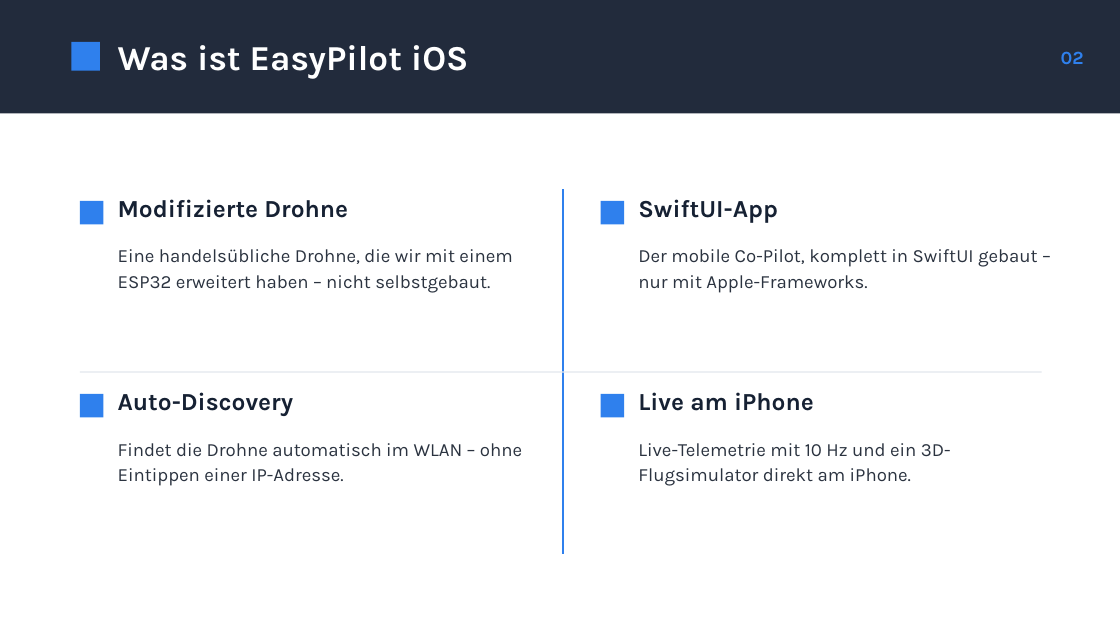
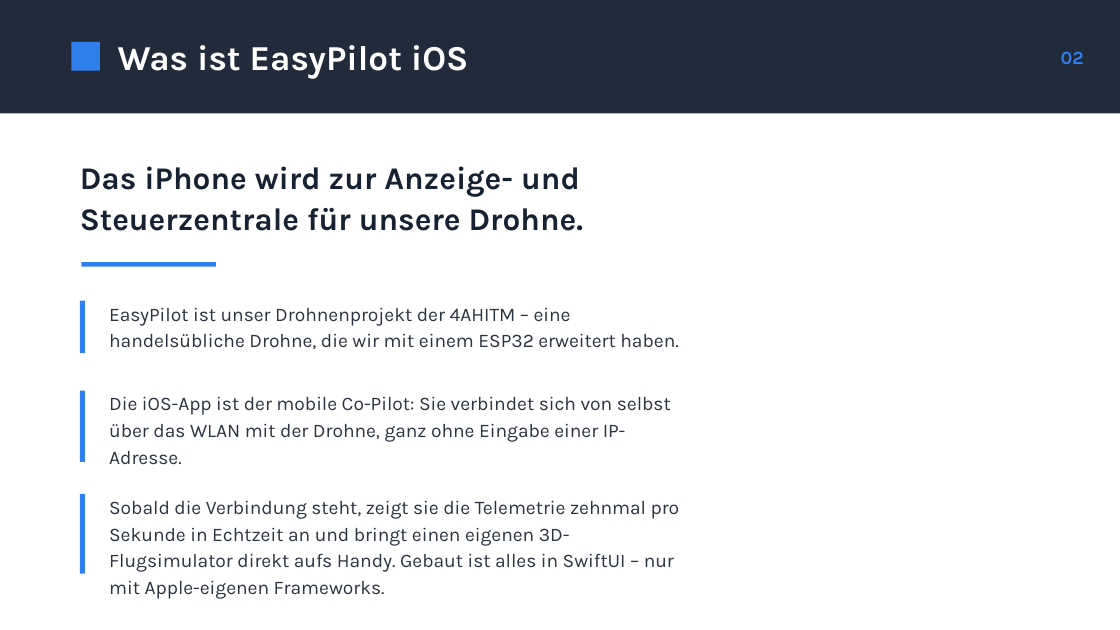
Before and after one commit to 2526-4ahitm-itp/2526-4ahitm-easypilot, a slide deck: slide 2 of docs/presentation-ios/EasyPilot-iOS.pptx. Drawn at 1120x630 pixels with LibreOffice and Linux fonts; fonts in the diff are those of the drawing. Boxes give left, top, right and bottom in pixels: in the first picture for what was removed or moved away, otherwise in the second. Text is boxed around its words. In the diff, an @@ line names an element or a change of style, - is before the commit and + after.

```diff
--- a/docs/presentation-ios/EasyPilot-iOS.pptx
+++ b/docs/presentation-ios/EasyPilot-iOS.pptx
@@ text added at [80,166,584,231], 27 pt, text #162133, bold @@
+Das iPhone wird zur Anzeige- und Steuerzentrale für unsere Drohne.
@@ rectangle removed at [80,201,103,224] @@
@@ text removed at [118,199,348,218] @@
-Modifizierte Drohne
@@ line removed from (563, 189) to (563, 555) @@
@@ rectangle removed at [601,201,624,224] @@
@@ text removed at [638,199,778,223] @@
-SwiftUI-App
@@ rectangle added at [82,262,216,267], fill #2F80ED @@
@@ rectangle added at [80,301,85,353], fill #2F80ED @@
@@ text at [109,308,678,349]: text changed; size 16 to 16.5 pt @@
-Eine handelsübliche Drohne, die wir mit einem ESP32 erweitert haben – nicht selbstgebaut.
+EasyPilot ist unser Drohnenprojekt der 4AHITM – eine handelsübliche Drohne, die wir mit einem ESP32 erweitert haben.
@@ rectangle removed at [80,371,1042,373] @@
@@ rectangle added at [80,391,85,462], fill #2F80ED @@
@@ text at [109,397,671,465]: text changed; size 16 to 16.5 pt @@
-Der mobile Co-Pilot, komplett in SwiftUI gebaut – nur mit Apple-Frameworks.
+Die iOS-App ist der mobile Co-Pilot: Sie verbindet sich von selbst über das WLAN mit der Drohne, ganz ohne Eingabe einer IP-Adresse.
@@ text removed at [118,392,294,416] @@
-Auto-Discovery
@@ rectangle removed at [601,394,624,418] @@
@@ text removed at [638,392,814,411] @@
-Live am iPhone
@@ text removed at [118,443,522,486] @@
-Findet die Drohne automatisch im WLAN – ohne Eintippen einer IP-Adresse.
@@ text removed at [638,443,951,486] @@
-Live-Telemetrie mit 10 Hz und ein 3D-Flugsimulator direkt am iPhone.
@@ rectangle: place and size @@
-rectangle at [80,394,103,418]
+rectangle at [80,494,85,574]
@@ text added at [109,501,680,599], 16.5 pt, text #2B3340 @@
+Sobald die Verbindung steht, zeigt sie die Telemetrie zehnmal pro Sekunde in Echtzeit an und bringt einen eigenen 3D-Flugsimulator direkt aufs Handy. Gebaut ist alles in SwiftUI – nur mit Apple-eigenen Frameworks.
```
Also in this commit, not shown: 3 other files.
